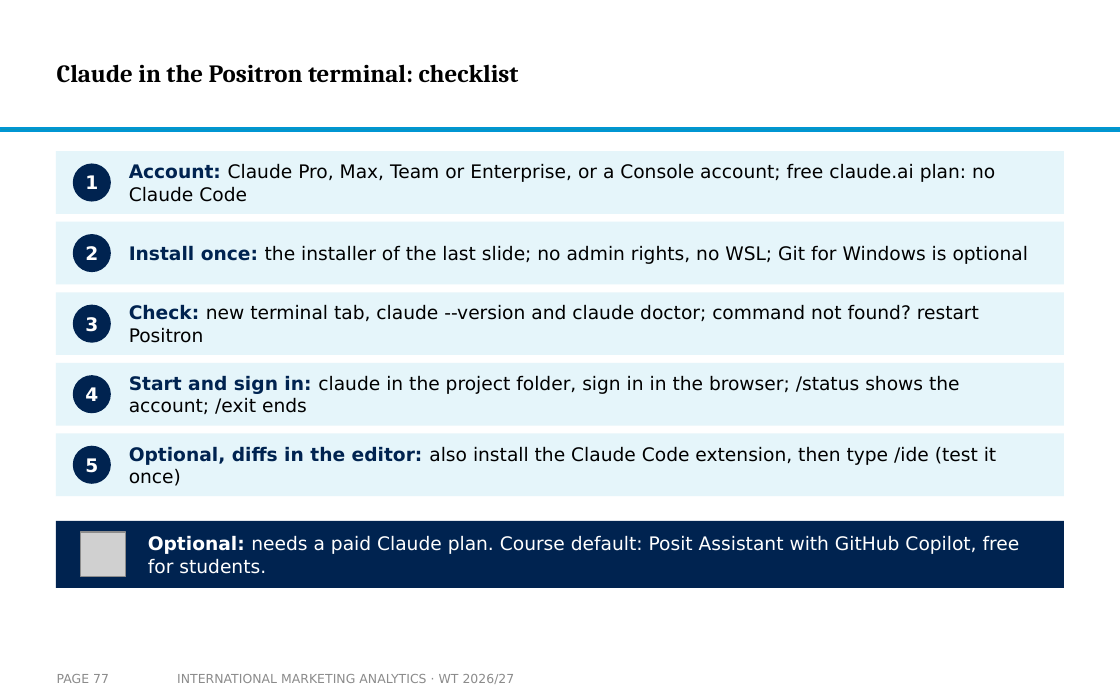
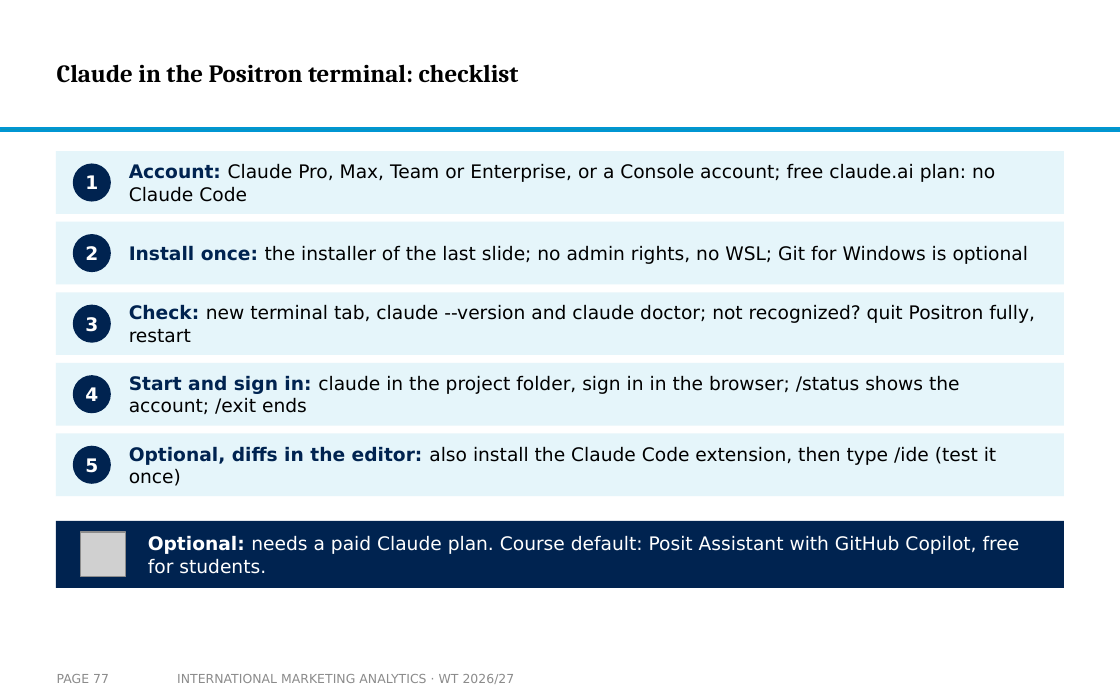
Before and after one commit to arnefloh-wu/international-marketing-analytics-teaching, a slide deck: slide 77 of slides/01c_github-copilot-claude-chatgpt_WT26-27.pptx. Drawn at 1120x700 pixels with LibreOffice and Linux fonts; fonts in the diff are those of the drawing; grey boxes stand for pictures; background and template pictures are left out. Boxes give left, top, right and bottom in pixels: in the first picture for what was removed or moved away, otherwise in the second. Text is boxed around its words. In the diff, an @@ line names an element or a change of style, - is before the commit and + after.

```diff
--- a/slides/01c_github-copilot-claude-chatgpt_WT26-27.pptx
+++ b/slides/01c_github-copilot-claude-chatgpt_WT26-27.pptx
@@ text at (129,305,1035,343): text changed @@
-Check: new terminal tab, claude --version and claude doctor; command not found? restart Positron
+Check: new terminal tab, claude --version and claude doctor; not recognized? quit Positron fully, restart
```
Also in this commit, not shown: 1 other slide changed, 3 other files.
